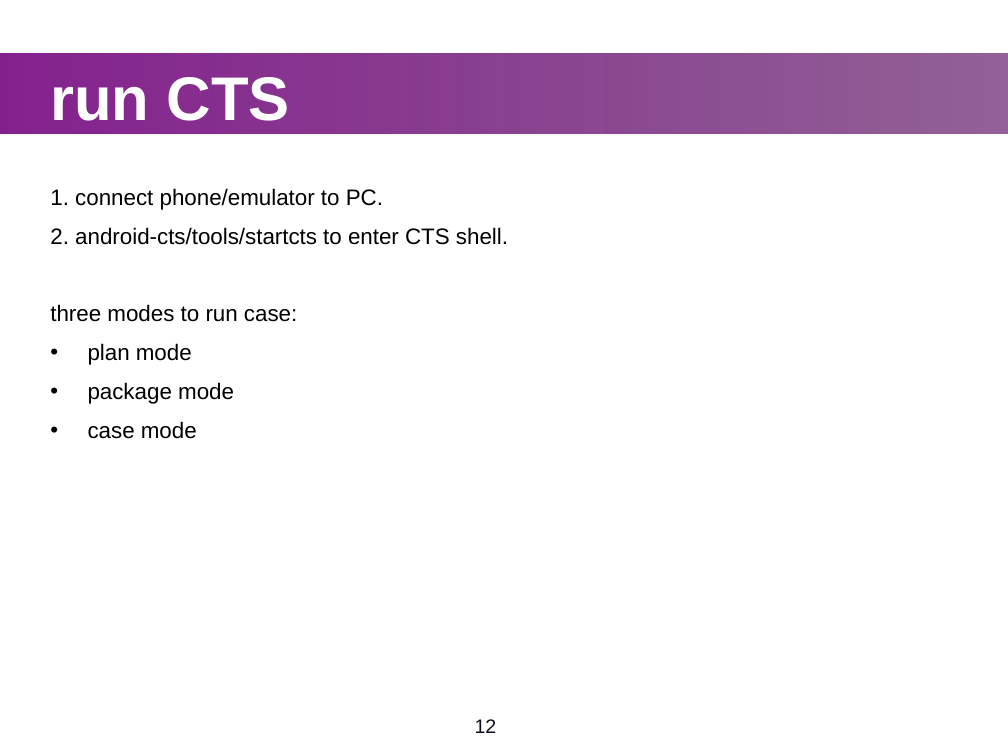
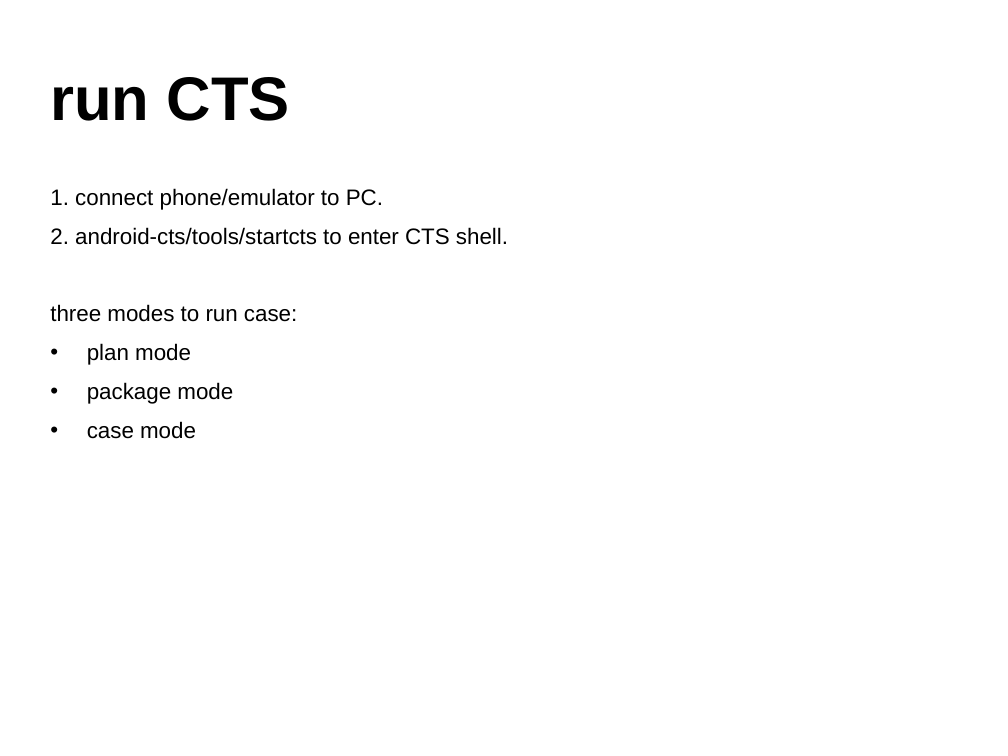
Before and after one commit to widerules/system-information, a slide deck: slide 11 of cts/CTS-training.ppt (slide 12 before the commit). Drawn at 1008x756 pixels with LibreOffice and Linux fonts; fonts in the diff are those of the drawing; background and template pictures are left out. Boxes give left, top, right and bottom in pixels: in the first picture for what was removed or moved away, otherwise in the second. Text is boxed around its words. In the diff, an @@ line names an element or a change of style, - is before the commit and + after.

```diff
--- a/cts/CTS-training.ppt
+++ b/cts/CTS-training.ppt
@@ rectangle removed at (x1=0, y1=53, x2=1008, y2=133) @@
@@ text "run CTS" at (x1=50, y1=77, x2=290, y2=121): text colour #FFFFFF to #000000 @@
@@ page number removed at (x1=475, y1=719, x2=497, y2=733) @@
-12
```
Also in this commit, not shown: 40 other slides changed, 1 slide added, 2 slides removed.
